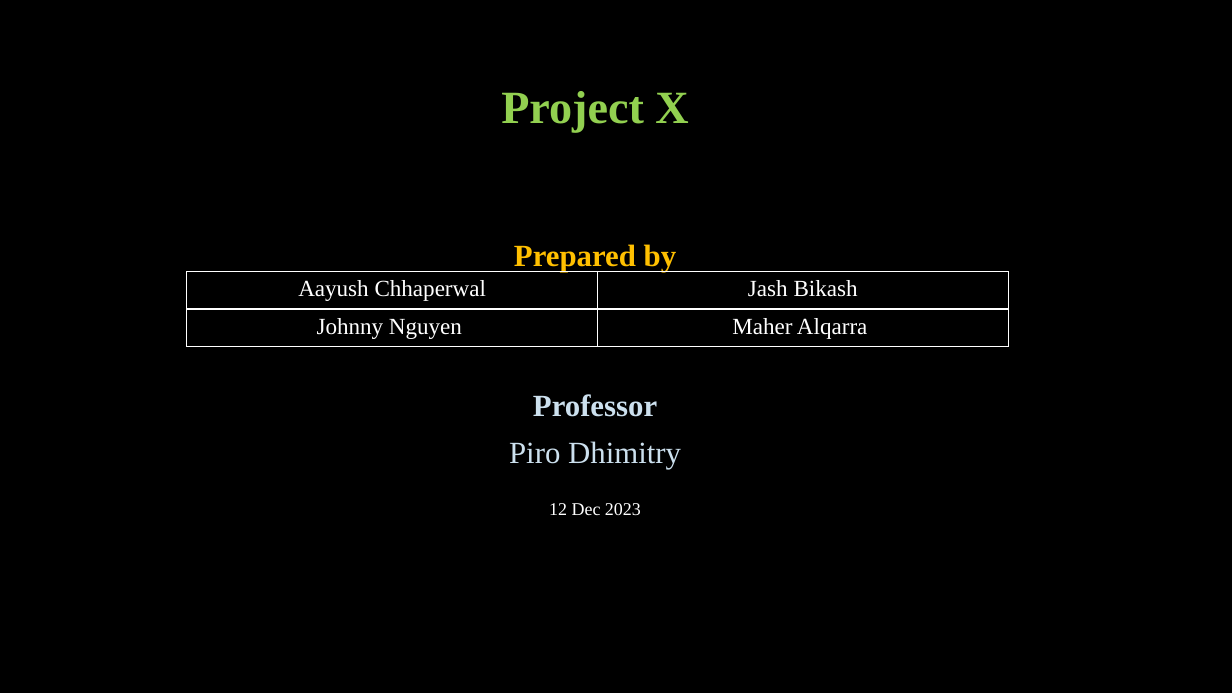
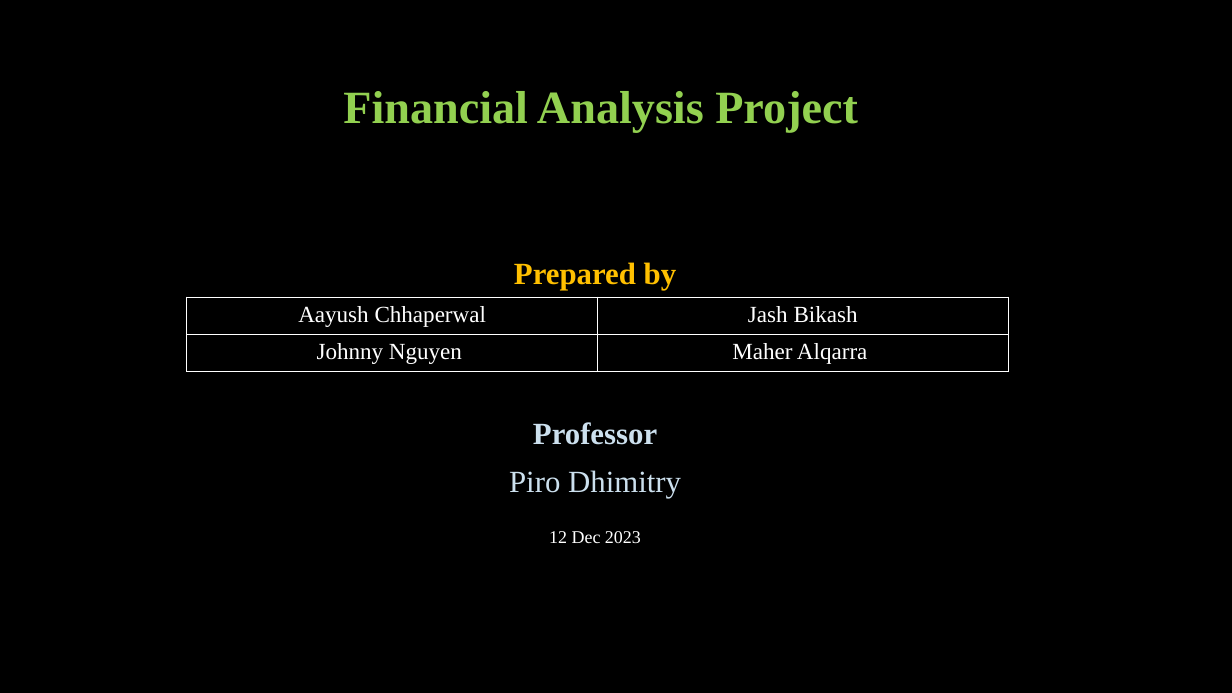
Before and after one commit to jash1112/project-financial_analysis, a slide deck: slide 1 of The project.pptx. Drawn at 1232x693 pixels with LibreOffice and Linux fonts; fonts in the diff are those of the drawing; background and template pictures are left out. Boxes give left, top, right and bottom in pixels: in the first picture for what was removed or moved away, otherwise in the second. Text is boxed around its words. In the diff, an @@ line names an element or a change of style, - is before the commit and + after.

```diff
--- a/The project.pptx
+++ b/The project.pptx
@@ text at (x1=343, y1=91, x2=858, y2=132): text changed @@
-Project X
+Financial Analysis Project
@@ table moved from (x1=187, y1=272, x2=1007, y2=347) to (x1=187, y1=298, x2=1007, y2=372) @@
@@ text at (x1=533, y1=422, x2=657, y2=445): line spacing 2 to 1 @@
```
Also in this commit, not shown: 2 other slides changed, 4 slides added, 3 slides removed, 1 other file.
